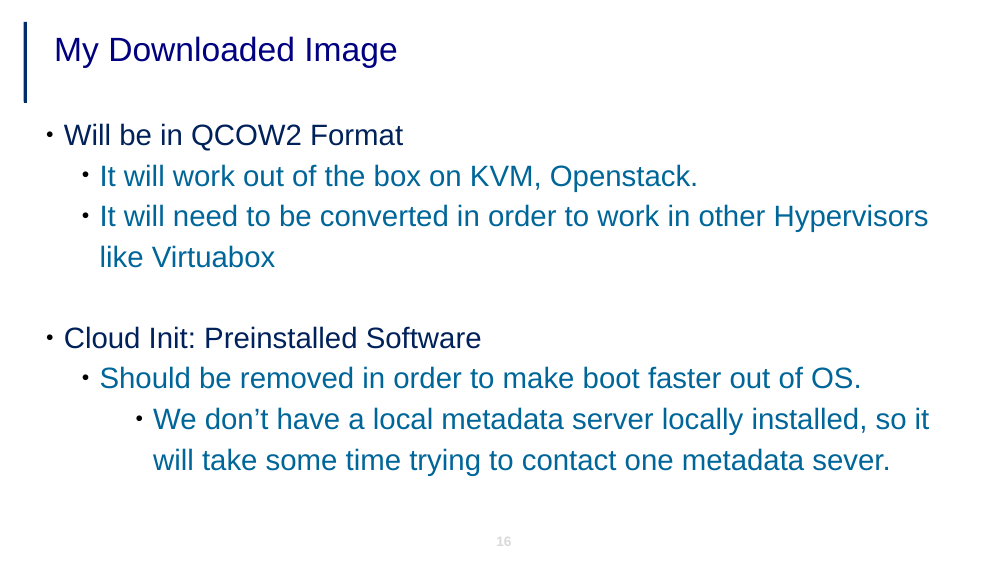
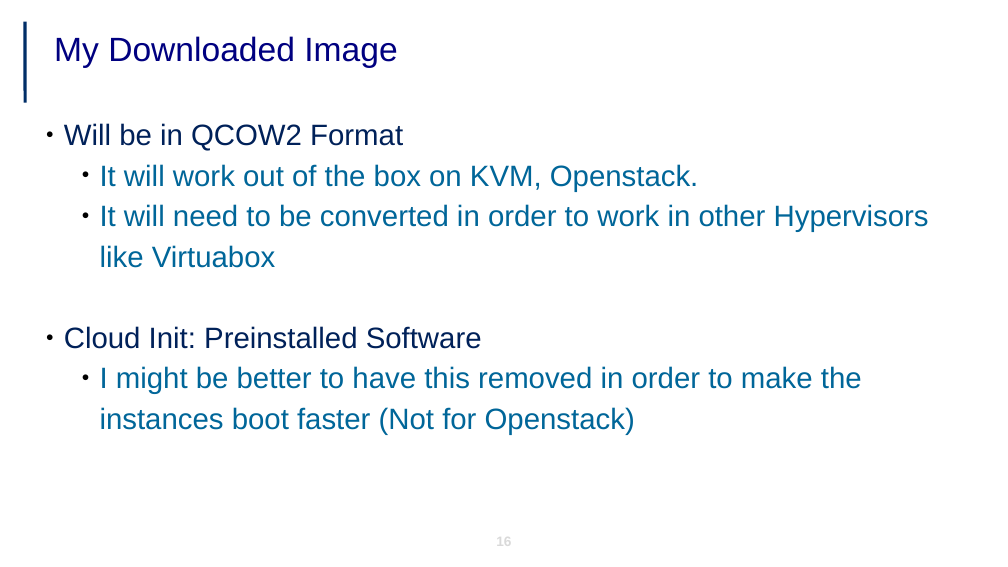
Before and after one commit to jicarretero/SummitMalaga2017, a slide deck: slide 16 of FiwareUtrecht.odp. Drawn at 1008x567 pixels with LibreOffice and Linux fonts; fonts in the diff are those of the drawing; background and template pictures are left out. Boxes give left, top, right and bottom in pixels: in the first picture for what was removed or moved away, otherwise in the second. Text is boxed around its words. In the diff, an @@ line names an element or a change of style, - is before the commit and + after.

Commit message:
change image

```diff
--- a/FiwareUtrecht.odp
+++ b/FiwareUtrecht.odp
@@ text at box(100, 366, 862, 435): text changed @@
-    ● Should be removed in order to make boot faster out of OS.
-          ● We don’t have a local metadata server locally installed, so it will take some time trying to contact one metadata sever.
+    ● I might be better to have this removed in order to make the instances boot faster (Not for Openstack)
```
Also in this commit, not shown: 8 other slides changed, 3 slides added, 3 slides removed, 9 other files.
